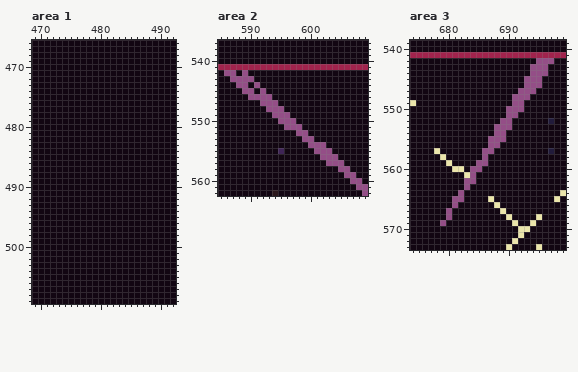
A pixel-art file gets an edit: raw assets/sketch.ase. The first picture shows the starting point.
1280x720 pixels, 1 frame. Shown: area 1: x 469..492, y 466..509; area 2: x 585..609, y 537..562; area 3: x 674..699, y 539..573. The commit also changed other parts of the picture, which this record leaves out.
The result:
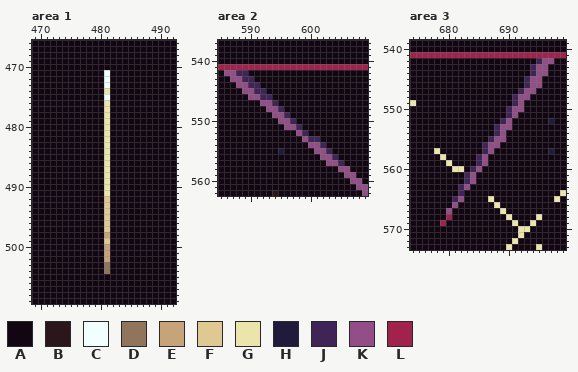
Palette (. is transparent): A #120612  B #2b171b  C #f2ffff  D #91745c  E #c7a379  F #e0c892  G #ebe5ab  H #211b3b  J #3f2457  K #944e87  L #a1234d
From old to new:
layer "sketch/gun" added
layer "enemies" added
layer "enemy stuff" removed
Area 1, layer "sketch/gun":
Colour A gives way to colour C in rows 471 to 473 at x 481; in row 475 at x 481.
Colour A gives way to colour D in rows 503 to 504 at x 481.
Colour A gives way to colour E in row 498 at x 481; in rows 500 to 502 at x 481.
Colour A gives way to colour F in rows 492 to 497 at x 481; in row 499 at x 481.
Colour A gives way to colour G in row 474 at x 481; in rows 476 to 491 at x 481.
Area 2, layers "enemies", "background 1":
Colour J gives way to colour H in row 555 at x 595.
Colour A gives way to colour J in row 542 at x 588; in row 544 at x 590; in row 545 at x 591; in row 553 at x 601.
Colour K gives way to colour J in row 542 at x 589; in row 543 at x 589 to 590; in row 544 at x 591; in row 545 at x 592; in row 546 at x 592 to 593; in row 547 at x 594.
Colour K gives way to colour J in row 548 at x 595; in row 549 at x 596; in row 550 at x 597; in row 551 at x 598; in row 552 at x 599; in row 553 at x 600.
Colour K gives way to colour J in row 554 at x 602; in row 555 at x 603; in row 556 at x 604; in row 557 at x 605.
Area 3, layer "enemies":
Colour A gives way to colour J in row 556 at x 686; in row 558 at x 685; in row 563 at x 682.
Colour G gives way to colour J in row 561 at x 683.
Colour K gives way to colour J in row 542 at x 695; in rows 543 to 544 at x 694; in rows 545 to 546 at x 693; in row 547 at x 692; in rows 548 to 549 at x 691; in rows 550 to 551 at x 690.
Colour K gives way to colour J in row 552 at x 689; in rows 553 to 554 at x 688; in row 555 at x 687; in row 557 at x 686; in row 559 at x 685; in row 560 at x 684.
Colour K gives way to colour J in row 562 at x 683; in row 564 at x 682; in row 565 at x 681.
Colour K gives way to colour L in row 568 at x 680; in row 569 at x 679.
Pixel boxes of the changes (left, top, right, bottom) in both pictures:
changed: (104, 70, 110, 274)
changed: (236, 70, 344, 166)
changed: (440, 58, 542, 226)
